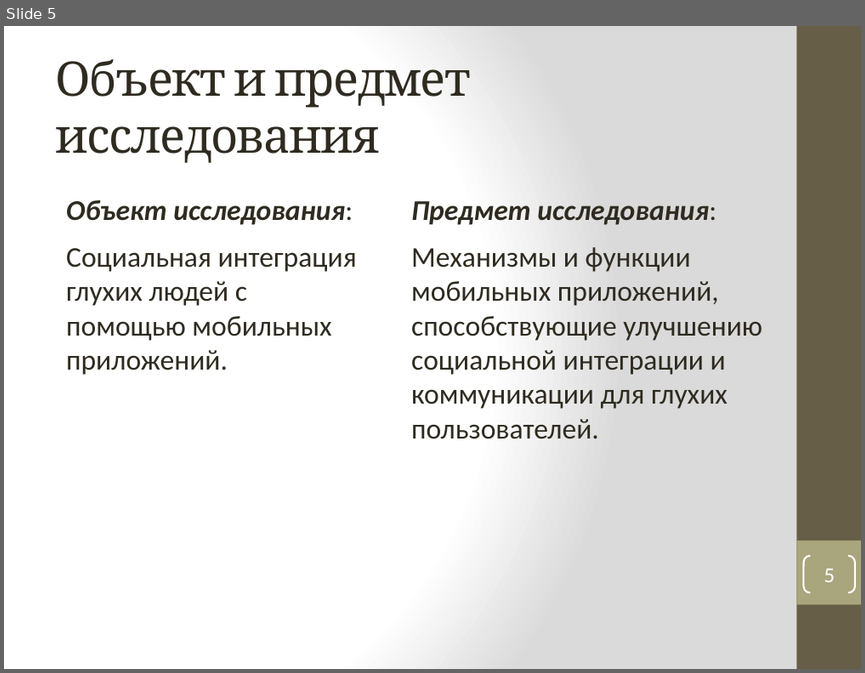
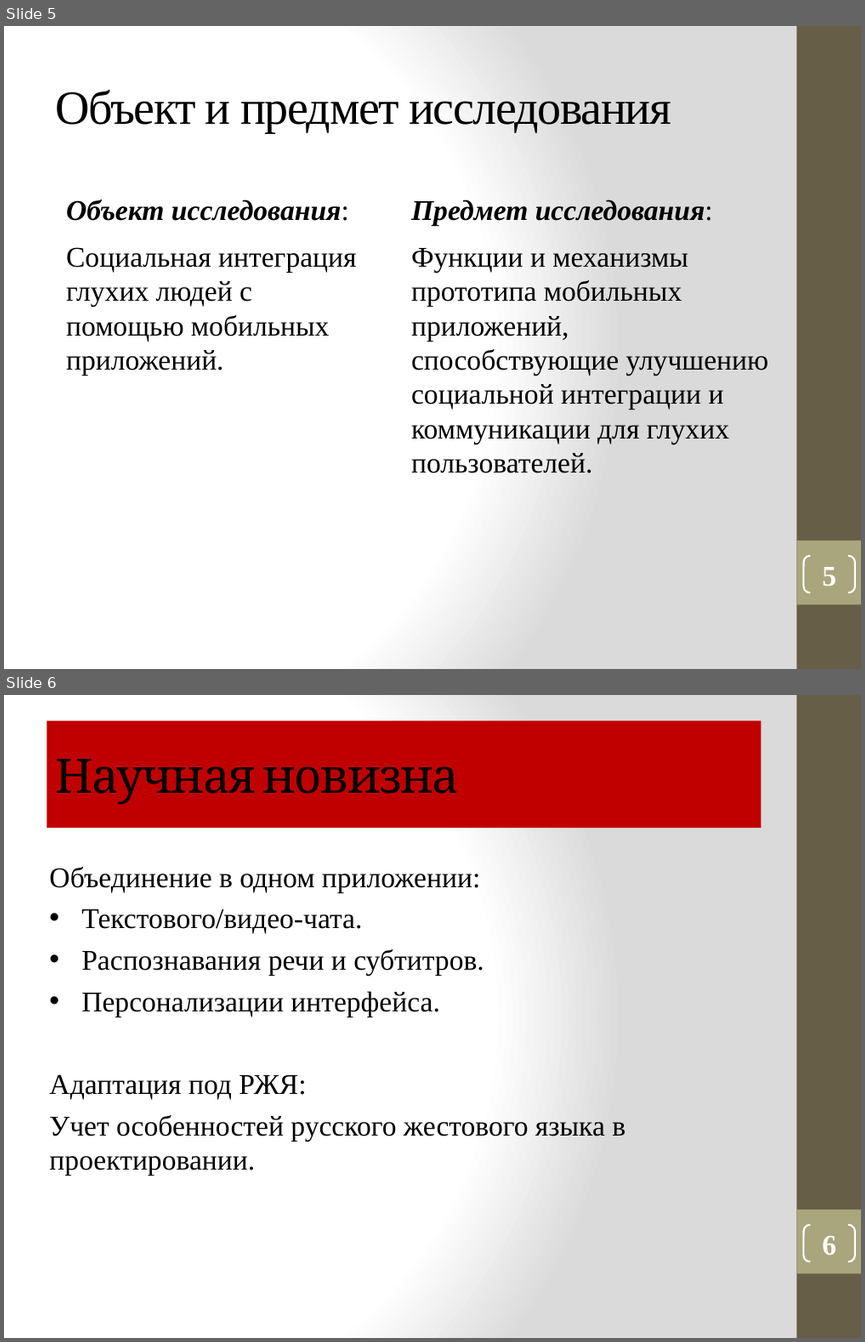
Before and after one commit to vadimgilka/DeafAndDumbPeople, a slide deck: Моя документация/Презентация_Панова.pptx. Shown one above the other, each under a label of ours: slide 5 before the commit, slides 5 and 6 after it. The pictures are 865x673 and 865x1342 pixels, drawn with LibreOffice and Linux fonts; fonts in the diff are those of the drawing. Boxes give left, top, right and bottom in pixels: in the first picture for what was removed or moved away, otherwise in the second. Text is boxed around its words. In the diff, an @@ line names an element or a change of style, - is before the commit and + after.

```diff
--- a/Моя документация/Презентация_Панова.pptx
+++ b/Моя документация/Презентация_Панова.pptx
@@ slide 6 added at (4, 695, 861, 1338), background gradient #FFFFFF to #DADADA; not listed: 2 template elements that a slide beside it also shows @@
@@ title added at (46, 721, 760, 828), fill #C00000, 40 pt, text #000000 @@
+Научная новизна
@@ text added at (49, 867, 625, 1175), 24 pt, text #000000 @@
+Объединение в одном приложении:
+• Текстового/видео-чата.
+• Распознавания речи и субтитров.
+• Персонализации интерфейса.
+Адаптация под РЖЯ:
+Учет особенностей русского жестового языка в проектировании.
@@ page number added at (803, 1225, 855, 1261), outline #FFFFFF 1.5 pt, 24 pt, text #FFFFFF, bold @@
+6
@@ slide 5 changed as well @@
@@ title "Объект и предмет исследования" at (55, 90, 671, 133): font Cambria to Times New Roman, text colour #2F2B20 to #000000 @@
@@ text "Объект исследования:" at (66, 199, 356, 375): font Calibri to Times New Roman, text colour #2F2B20 to #000000 @@
@@ text at (411, 199, 713, 225): font Calibri to Times New Roman, text colour #2F2B20 to #000000 in "Предмет исследования:" @@
@@ text at (411, 248, 769, 473): text changed; font Calibri to Times New Roman; text colour #2F2B20 to #000000 @@
-Механизмы и функции мобильных приложений, способствующие улучшению социальной интеграции и коммуникации для глухих пользователей.
+Функции и механизмы прототипа мобильных приложений, способствующие улучшению социальной интеграции и коммуникации для глухих пользователей.
@@ page number at (803, 556, 855, 592): size 18 to 24 pt, font Calibri to Times New Roman, bold on @@
```
Also in this commit, not shown: 8 other slides changed, 7 other slides added, 1 slide removed.
